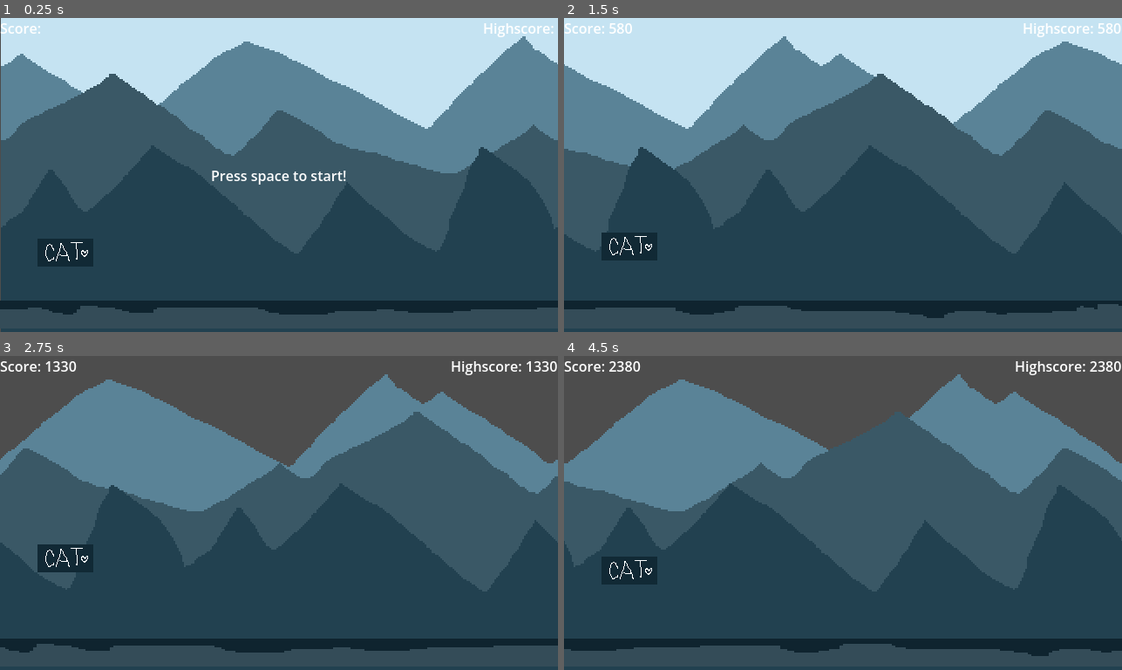
Above: before the commit, frames 1-4 (two rows, left to right).
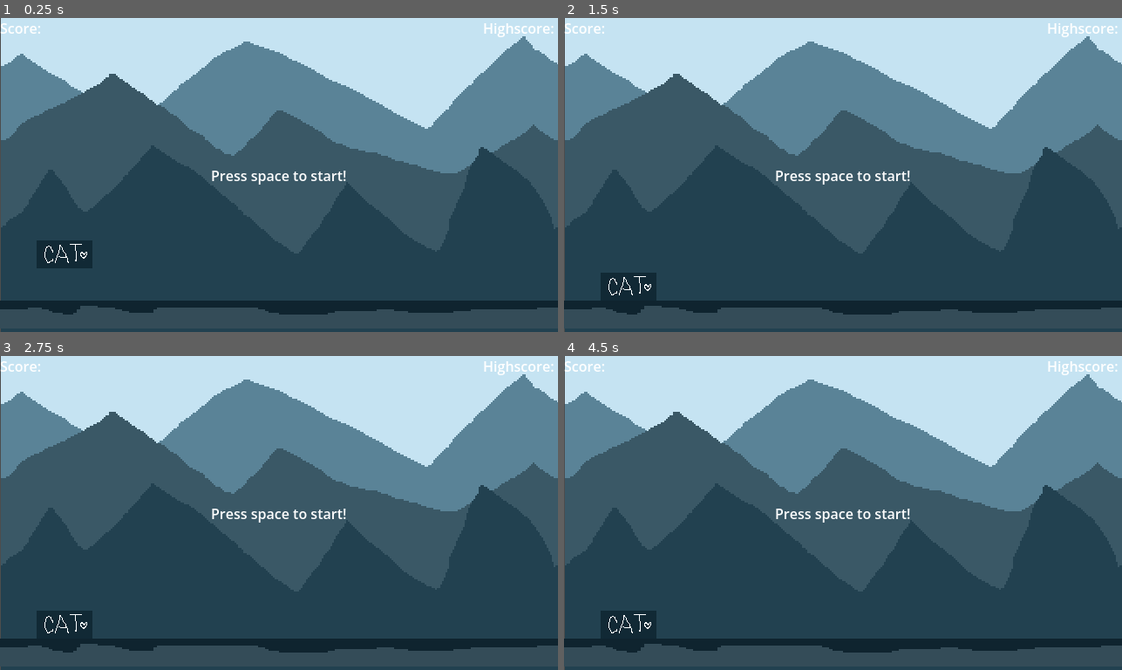
Above: after the commit, the same moments.

Repository: NeoRain314/GodotProjects
Game: Godot game, scene res://scenes/main.tscn
Two runs of this game, one before a commit and one after it. Both use one fixed random seed, a clock stepped at 60 frames per second and the inputs below.
Inputs:
- Up to frame 1 (0.25 s): no input
- Up to frame 2 (1.5 s): tap Space at 0.5, 1.25 s; hold Enter (ui_accept) 0.53-1.28 s; tap Enter (ui_accept) at 1.35 s
- Up to frame 3 (2.75 s): tap Enter (ui_accept) at 1.52, 1.82 s; tap Space at 2 s; hold Down (ui_down) from 2.03 s (still down); hold Enter (ui_accept) from 2.03 s (still down)
- Up to frame 4 (4.5 s): tap Space at 2.75, 3.5, 4.25 s; release Down (ui_down) at 2.78 s; release Enter (ui_accept) at 2.78 s; tap Enter (ui_accept) at 2.85, 3.02, 3.32, 4.35 s; hold Enter (ui_accept) 3.53-4.28 s; hold Down (ui_down) from 4.28 s (still down)

The runs differ from the first frame. In frame 1, 0.2% of the frame differs, in the area x 6-17%, y 70-80%; in frame 2, 18%; in frame 3, 39%; in frame 4, 40%, in the area x 0-100%, y 0-100%.
Error after the commit: Parse Error: Expected end of statement after variable declaration, found "Identifier" instead. (res://scenes/main.gd:22)

Commit message:
added HUD with score, highscore and start text

Diff:
--- a/cat-endless-runner/scenes/main.gd
+++ b/cat-endless-runner/scenes/main.gd
@@ -1,14 +1,25 @@
 extends Node
 
+#preload scenes
+var spikes_scene = preload("res://assets/img/Spikes.png")
+var obstacle_types := [spikes_scene]
+var obstacles : Array
+
+# variables
 const PLAYER_START_POS := Vector2i(75, 244)
 const CAM_START_POS := Vector2i(320, 184)
+var screen_size : Vector2i
+var game_running : bool
+
 var score : int
 var highscore : int
+
 var speed : float
 const START_SPEED : float = 10.0
 const MAX_SPEED : int = 25
-var screen_size : Vector2i
-var game_running : bool
+const SPEED_MODIFIER : int = 5000
+
+var last obs
 
 
 # Called when the node enters the scene tree for the first time.
@@ -29,11 +40,15 @@
 
 	#reset hud
 	$HUD.get_node("StartLabel").show()
+	$HUD.get_node("HighscoreLabel").hide()
+	$HUD.get_node("ScoreLabel").hide()
 
 # Called every frame. 'delta' is the elapsed time since the previous frame.
 func _process(delta: float) -> void:
 	if game_running:
-		speed = START_SPEED
+		if speed < MAX_SPEED:
+			speed = START_SPEED + score / SPEED_MODIFIER
+		print(speed)
 
 		#move player an cam
 		$Player.position.x += speed
@@ -43,7 +58,7 @@
 		score += speed
 		if score > highscore:
 			highscore = score
-		print(score)
+		#print(score)
 		show_score()
 
 		#update ground position
@@ -53,6 +68,8 @@
 		if Input.is_action_pressed("ui_accept"):
 			game_running = true
 			$HUD.get_node("StartLabel").hide()
+			$HUD.get_node("HighscoreLabel").show()
+			$HUD.get_node("ScoreLabel").show()
 
 func show_score():
 	$HUD.get_node("ScoreLabel").text = "Score: " + str(score)
--- a/cat-endless-runner/scenes/player.gd
+++ b/cat-endless-runner/scenes/player.gd
@@ -8,16 +8,23 @@
 func _physics_process(delta: float) -> void:
 	# gravity
 	if is_on_floor():
-		if Input.is_action_pressed("ui_accept"):
-			velocity.y = JUMP_VELOCITY
-		elif Input.is_action_pressed("ui_down"):
-			$AnimatedSprite2D.play("duck") #duck animation
-			$RunColision.disabled = true
+		if not get_parent().game_running:
+			$AnimatedSprite2D.play("idle")
+			print("idle")
 		else:
-			$AnimatedSprite2D.play("run") #run animation
-			$RunColision.disabled = false
+			if Input.is_action_pressed("ui_accept"):
+				velocity.y = JUMP_VELOCITY
+			elif Input.is_action_pressed("ui_down"):
+				$AnimatedSprite2D.play("duck") #duck animation
+				print("duck")
+				$RunColision.disabled = true
+			else:
+				$AnimatedSprite2D.play("run") #run animation
+				print("run")
+				$RunColision.disabled = false
 	else:
 		velocity += get_gravity() * delta
 		$AnimatedSprite2D.play("jump") #jump animation
+		print("jump")
 
 	move_and_slide()
--- a/cat-endless-runner/scenes/player.tscn
+++ b/cat-endless-runner/scenes/player.tscn
@@ -80,7 +80,7 @@
 [node name="AnimatedSprite2D" type="AnimatedSprite2D" parent="." unique_id=533653802]
 texture_filter = 1
 sprite_frames = SubResource("SpriteFrames_oglxd")
-animation = &"run"
+animation = &"idle"
 autoplay = "idle"
 
 [node name="RunColision" type="CollisionShape2D" parent="." unique_id=716855436]
